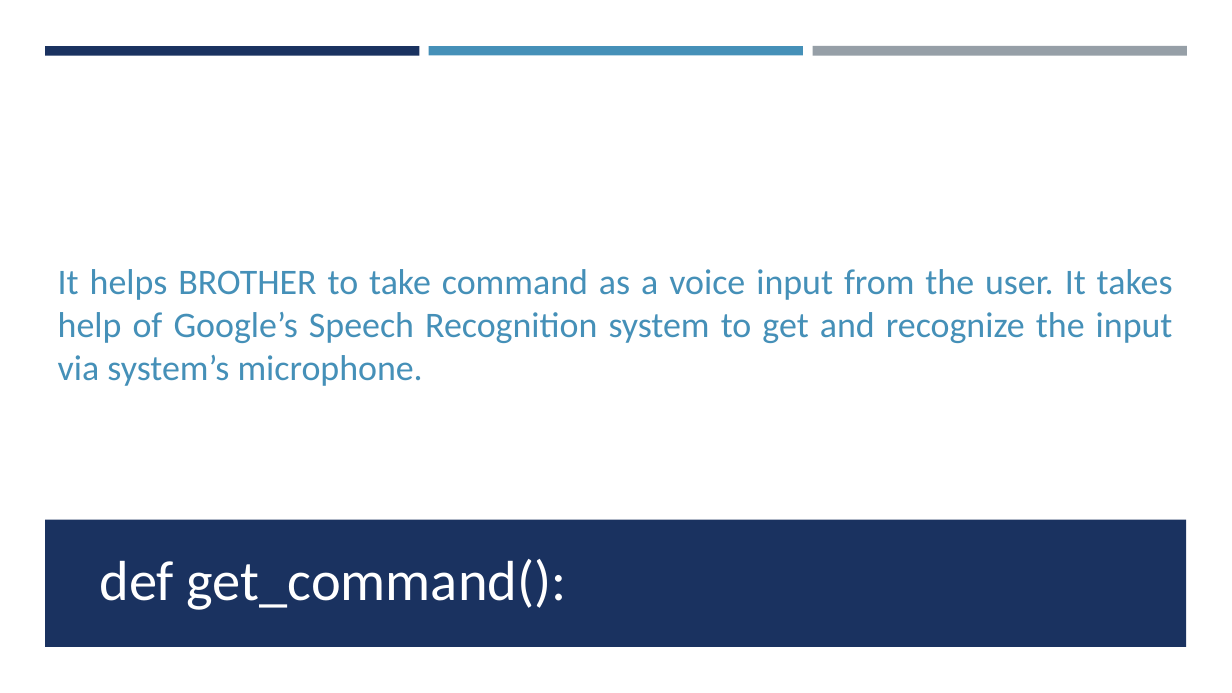
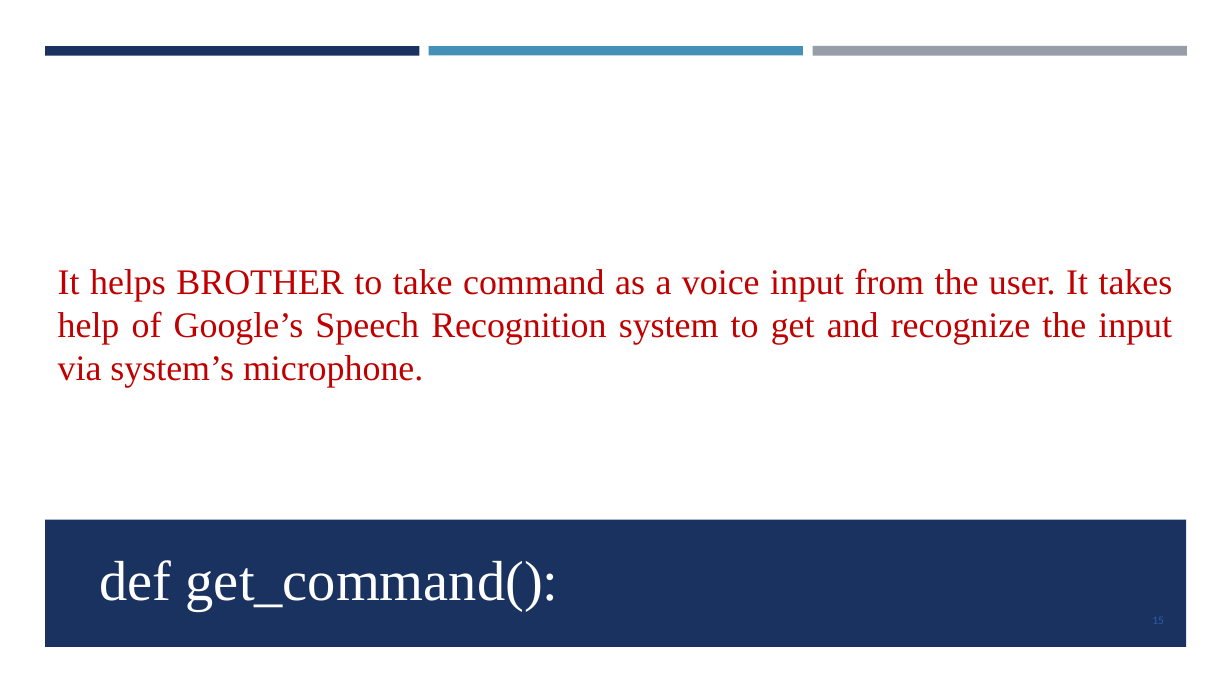
Before and after one commit to GopalSharma16/zonal_project, a slide deck: slide 15 of BROTHER.pptx (slide 11 before the commit). Drawn at 1232x693 pixels with LibreOffice and Linux fonts; fonts in the diff are those of the drawing. Boxes give left, top, right and bottom in pixels: in the first picture for what was removed or moved away, otherwise in the second. Text is boxed around its words. In the diff, an @@ line names an element or a change of style, - is before the commit and + after.

```diff
--- a/BROTHER.pptx
+++ b/BROTHER.pptx
@@ text "It helps BROTHER to take ..." at [58, 268, 1173, 388]: font Calibri to Times New Roman, text colour #4590B8 to #C00000 @@
@@ title "def get_command():" at [99, 560, 559, 611]: font Calibri to Times New Roman @@
@@ page number added at [1152, 617, 1164, 624], 9 pt, text #2F5AAC @@
+15
```
Also in this commit, not shown: 24 other slides changed, 7 slides added, 2 other files.
